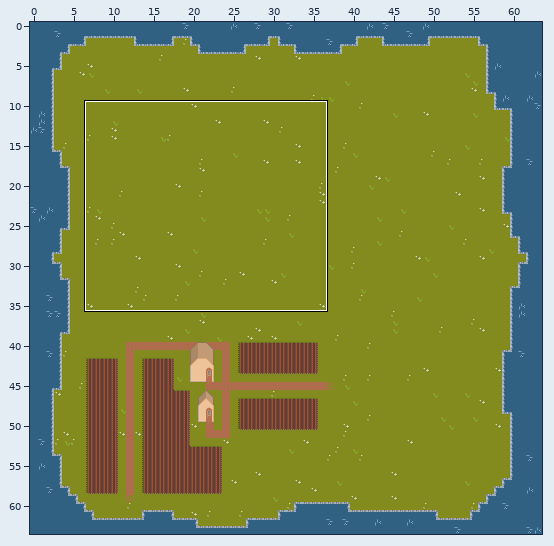
Tiled map (JSON) -- res/maps/world.json. Above: a wide view before the commit, with the close-up outlined.
Close-up. Old version:
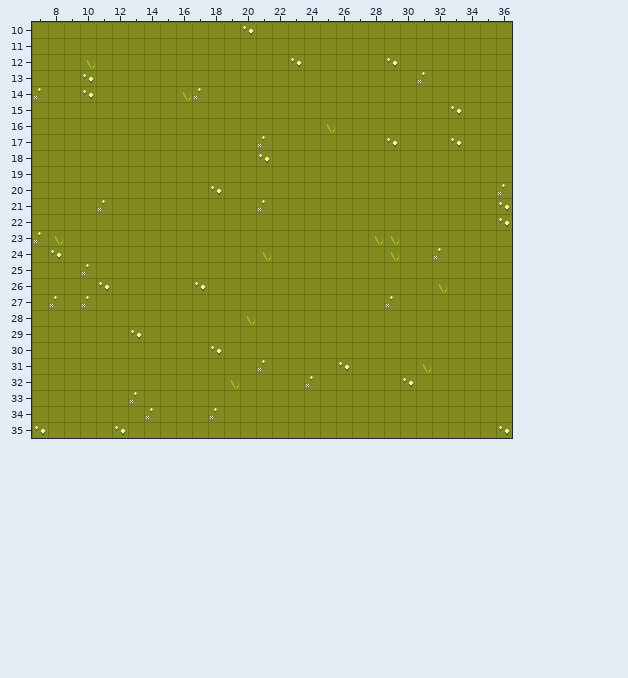
Cells are 16x16 px. Shown: x 7..36, y 10..35.
Now the later version:
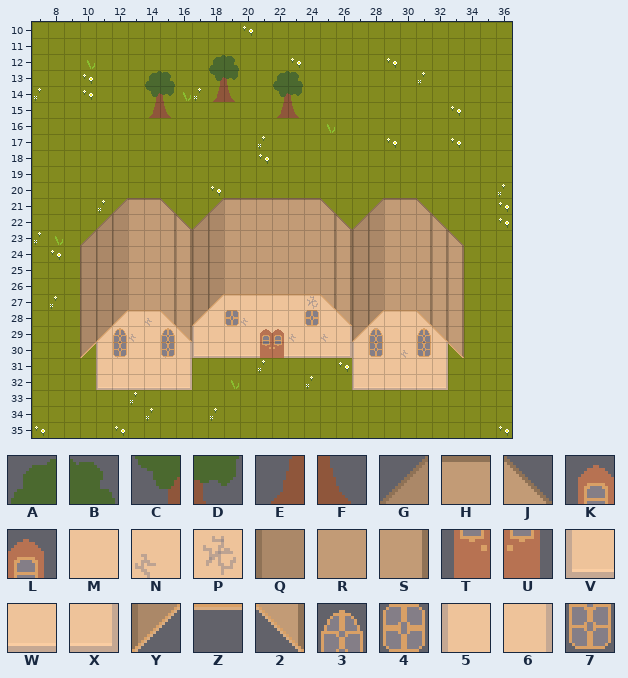
Key: from "tileset": A 56, B 57, C 66, D 67, E 76, F 77, G 106, H 107, J 108, K 110, L 111, M 112, N 113, P 114, Q 116, R 117, S 118, T 120, U 121, V 122, W 123, X 124, Y 126, Z 127, 2 128, 3 130, 4 131, 5 132, 6 133, 7 140.
_ is an empty cell, . an unchanged one.
Tiles of an added or newly shown layer are drawn over the layers below it.
From old to new:
--- layer "Tree Trunks" (added)
@@ x 14..23 @@
-13 ....__....
-14 __..__..__
-15 __......__
+13 ....CD....
+14 CD..EF..CD
+15 EF......EF
--- layer "Tree Leaves" (added)
@@ x 14..23 @@
-12 ....__....
-13 __......__
+12 ....AB....
+13 AB......AB
--- layer "Building Walls"
@@ x 11..32 @@
-27 .......________.......
-28 .____.__________.____.
-29 ______________________
-30 ______________________
-31 ______..........______
-32 ______..........______
+27 .......MMMMMMPM.......
+28 .MMNM.5MMNMMMMM6.MMMM.
+29 5MNMM65MMMMMNMN65PMMM6
+30 5NMMN6VWWWWWWWWX5MMNM6
+31 5MMMM6..........5MMMM6
+32 VWWWWX..........VWWWWX
--- layer "Building Furniture"
@@ x 12..31 @@
-28 ......._...._.......
-29 _.._.....__....._.._
-30 _.._.....__....._.._
+28 .......4....4.......
+29 3..3.....KL.....3..3
+30 7..7.....TU.....7..7
--- layer "Building Roofs"
@@ x 10..33 @@
-21 ..____..________..____..
-22 .______________________.
-23 ________________________
-24 ________________________
-25 ________________________
-26 ________________________
-27 ________________________
-28 ________........________
-29 __...._.........._....__
-30 _......................_
+21 ..GHHJ..GHHHHHHJ..GHHJ..
+22 .GQRRSJGQRRRRRRSJGQRRSJ.
+23 GQQRRSSQQRRRRRRSSQQRRSSJ
+24 QQQRRSSQQRRRRRRSSQQRRSSS
+25 QQQRRSSQQRRRRRRSSQQRRSSS
+26 QQQRRSSQQRRRRRRSSQQRRSSS
+27 QQQRRSSQYZZZZZZ2SQQRRSSS
+28 QQYZZ2SY........2QYZZ2SS
+29 QY....2..........Y....2S
+30 Y......................2
Where, in picture pixels (left, top, right, bottom), the same in both close-ups:
added: (209, 55, 239, 102)
added: (145, 71, 175, 118)
added: (273, 71, 303, 118)
added: (80, 198, 464, 390)
